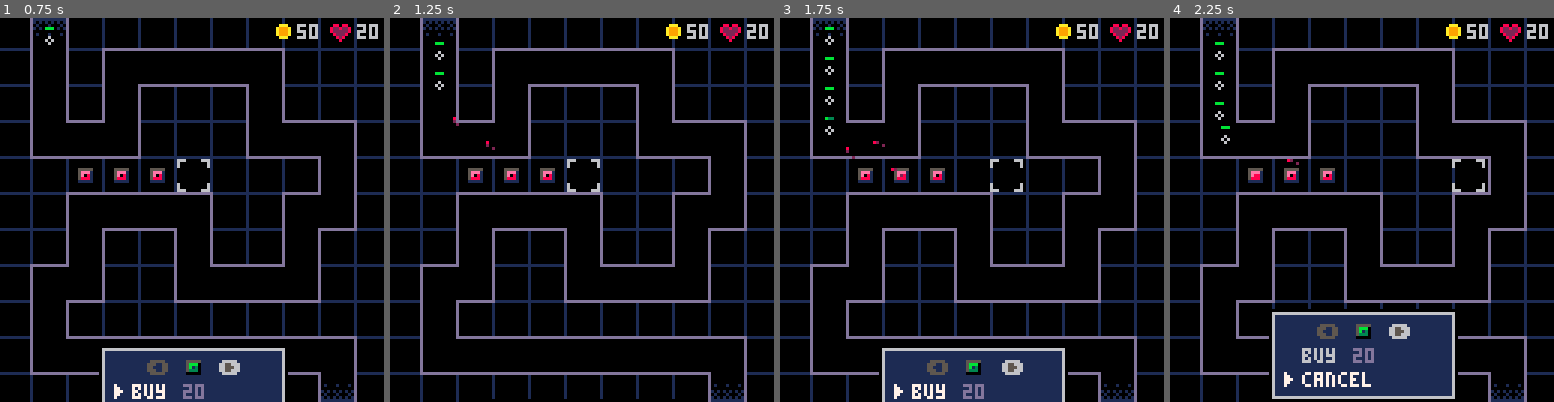
Above: before the commit, frames 1-4 (left to right).
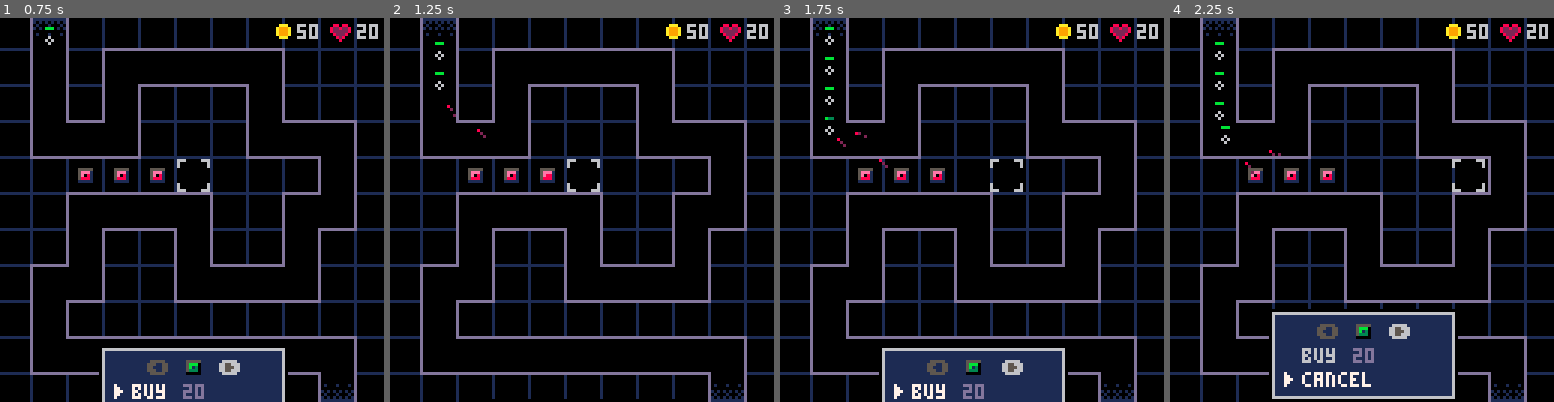
Above: after the commit, the same moments.

Repository: beardedsakimonkey/pixel_td.p8
Game: PICO-8 cartridge pixel_td.p8
Same seed, same stepped clock (60 frames per second), same inputs: the game is played once before the commit and once after it.
Inputs:
- Up to frame 1 (0.75 s): tap X (X key) at 0.33 s; tap O (Z key) at 0.7 s
- Up to frame 2 (1.25 s): tap X (X key) at 1.07 s
- Up to frame 3 (1.75 s): hold Right from 1.6 s (still down); tap O (Z key) at 1.7 s
- Up to frame 4 (2.25 s): tap X (X key) at 1.85 s; release Right at 2.1 s; tap O (Z key) at 2.1 s; hold Up from 2.15 s (still down)

Frame 1 is identical in both runs. In frame 2, less than 0.1% of the frame differs, in the area x 14-42%, y 22-42%; in frame 3, 0.1%, in the area x 14-33%, y 29-42%; in frame 4, less than 0.1%.

Commit message:
remove enemy.dead

Diff:
--- a/core.lua
+++ b/core.lua
@@ -66,7 +66,7 @@
     add(towers, {
         type=type,
         x=x, y=y, -- in grid coordinates
-        range=28,
+        range=30,
         bullets={},
         cd=0, -- in frames
         dmg=2,
@@ -117,6 +117,12 @@
     -- Move bullets
     foreach(towers, function(twr)
         foreach(twr.bullets, function(blt)
+            local enmy = blt.enemy
+            if enmy.hp == 0 then
+                del(twr.bullets, blt)
+                return
+            end
+
             -- update particles
             for p in all(blt.particles) do
                 p.age += 1
@@ -125,7 +131,6 @@
                 end
             end
 
-            local enmy = blt.enemy
             local oldx, oldy = blt.x, blt.y
 
             -- update bullet position
@@ -154,9 +159,6 @@
         if twr.cd > 0 then return end
         for enmy in all(enemies) do
             if is_in_range(enmy, twr) then
-                -- Todo: what happens when enemy dies from another bullet?
-                -- perhaps we keep enemy objects around with a 'dead' flag until
-                -- all of them are dead?
                 local p = g2p(twr)
                 add(twr.bullets, {
                     x=p.left+6, y=p.top+6,
@@ -184,6 +186,10 @@
 function twr_is_selected(twr)
     local g = p2g(sel.dst_x, sel.dst_y)
     return twr.x == g.x and twr.y == g.y
+end
+
+function remove_life()
+    lives -= 1
 end
 
 --------------------------------------------------------------------------------
@@ -233,9 +239,9 @@
         -- Draw tower
         local p = g2p(twr)
         spr(twr.type, p.left+3, p.top+3)
-        -- if twr_is_selected(twr) then -- draw range
-        --     circ(p.left+4, p.top+4, twr.range, C.light_gray)
-        -- end
+        if twr_is_selected(twr) then -- draw range
+            circ(p.left+4, p.top+4, twr.range, C.light_gray)
+        end
 
         -- Draw bullets
         for blt in all(twr.bullets) do
--- a/enemy.lua
+++ b/enemy.lua
@@ -8,7 +8,6 @@
         y=path_points[1].y,
         dx=0, dy=0.5,
         hp=hp, max_hp=hp,
-        can_remove=false,
     })
 end
 
@@ -65,7 +64,9 @@
                 e.dy = going_down and abs(e.dx) or -abs(e.dx)
                 e.dx = 0
             else
-                e.can_remove = true
+                -- enemy got to the end
+                e.hp = 0
+                remove_life()
             end
         else
             e.x += e.dx
@@ -84,7 +85,9 @@
                 e.dx = going_right and abs(e.dy) or -abs(e.dy)
                 e.dy = 0
             else
-                e.can_remove = true
+                -- enemy got to the end
+                e.hp = 0
+                remove_life()
             end
         else
             e.y += e.dy
@@ -92,14 +95,15 @@
     end
 end
 
+local function del_enemy(enmy)
+    if enmy.hp == 0 then
+        del(enemies, enmy)
+    end
+end
+
 function update_enemies()
     foreach(enemies, move_enemy)
-    -- foreach(enemies, del_enemy)
-
-    -- Remove enemies
-    enemies = tbl_filter(enemies, function(enmy)
-        return not enmy.can_remove and enmy.hp > 0
-    end)
+    foreach(enemies, del_enemy)
 end
 
 function draw_enemies()
@@ -114,5 +118,4 @@
             rect(enmy.x-1, hp_y, (enmy.x-1)+hp_rem-1, hp_y, C.green)
         end
     end)
-
 end
